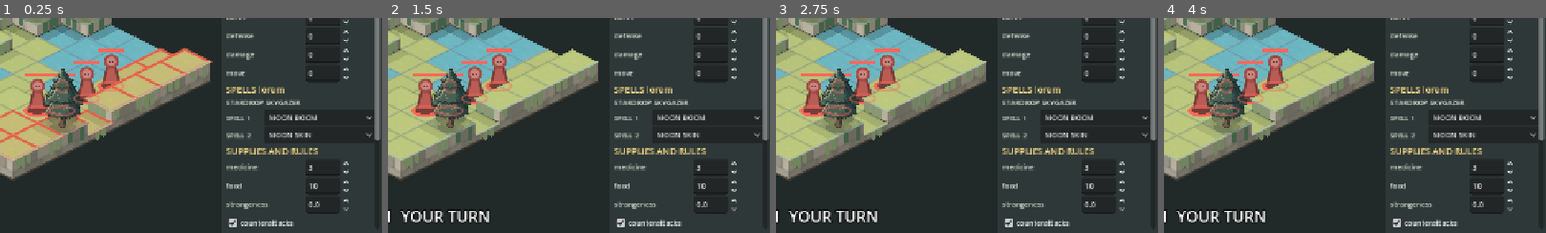
Above: before the commit, frames 1-4 (left to right).
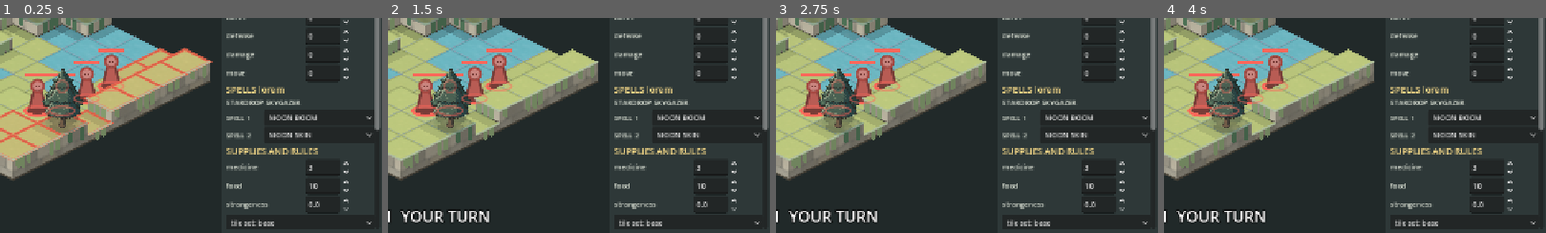
Above: after the commit, the same moments.

Repository: BrandonSigil/lodestone
Game: Godot game, scene res://scenes/combat_sandbox.tscn
Same seed, same stepped clock (60 frames per second), same inputs: the game is played once before the commit and once after it. This scene is started directly instead of the project's main scene.
Inputs:
- Up to frame 1 (0.25 s): no input
- Up to frame 2 (1.5 s): click "RESTART (R)" at 0.5 s; click "RESTART (R)" at 1.25 s
- Up to frame 3 (2.75 s): click "RESTART (R)" at 2 s
- Up to frame 4 (4 s): click "EASY" at 2.75 s; click "EASY" at 3.5 s
The pictures show only the part of the screen within x 50-100%, y 50-100%; the shares and areas given below are measured in that part.

The runs differ from the first frame. In frame 1, 0.5% of the frame differs, in the area x 59-100%, y 52-98%; in frame 2, 0.5%; in frame 3, 0.5%; in frame 4, 0.5%.

Commit message:
Battle tile sets: per-region art folders with base fallback, sandbox picker
Co-Authored-By: Claude Opus 5.5 <noreply@anthropic.com>
Claude-Session: https://claude.ai/code/session_014TQzCz1JThk2mqjN25parv

Diff:
--- a/game/scripts/combat/battle_art.gd
+++ b/game/scripts/combat/battle_art.gd
@@ -2,6 +2,8 @@
 extends RefCounted
 ## Painted battle map art: terrain textures and prop sprites from art/source/battle/, wired by
 ## data/battle_art.csv. Any missing file falls back to the graybox drawing in CombatBoard.
+## Tile sets: a subfolder of DIR (snow/, dungeon/...) holds a region's versions of the same file names.
+## A file missing from the set falls back to the base one, so a set can be filled in one texture at a time.
 ## Rules for the art itself: docs/art/battle-maps.md.
 
 const DIR := "res://art/source/battle/"
@@ -18,6 +20,20 @@
 static var _rows := {}  # terrain -> row
 static var _tex := {}  # file name -> Texture2D or null
 static var _loaded := false
+static var art_set := ""  ## the active tile set: a subfolder of DIR, or "" for the base art
+
+
+## Switch tile sets (cached textures are dropped when it changes).
+static func use_set(name: String) -> void:
+	if name != art_set:
+		art_set = name
+		_tex.clear()
+
+
+## The tile sets on disk: every subfolder of DIR.
+static func sets() -> PackedStringArray:
+	var d := DirAccess.open(DIR)
+	return d.get_directories() if d != null else PackedStringArray()
 
 
 static func _load() -> void:
@@ -35,7 +51,9 @@
 		return null
 	if _tex.has(stem):
 		return _tex[stem]
-	var path := DIR + stem + ".png"
+	var path := DIR + art_set + "/" + stem + ".png"
+	if art_set == "" or not ResourceLoader.exists(path):
+		path = DIR + stem + ".png"
 	var tex: Texture2D = null
 	if ResourceLoader.exists(path):
 		tex = load(path)
--- a/game/scripts/combat/combat_board.gd
+++ b/game/scripts/combat/combat_board.gd
@@ -43,6 +43,7 @@
 var grid: CombatGrid
 var units: Array = []
 var strangeness := 0.0
+var art_set := ""  ## tile set subfolder (see BattleArt); "" = base art
 var highlights := {}  # cell -> Color
 var danger := {}  # cell -> true, the enemy's reach next phase
 var area := {}  # cell -> true, cells a skill would hit
@@ -193,6 +194,7 @@
 # --- drawing ------------------------------------------------------------------
 
 func _draw() -> void:
+	BattleArt.use_set(art_set)
 	if grid == null:
 		return
 	var layers := _layers()
--- a/game/scripts/sandbox/sandbox_scene.gd
+++ b/game/scripts/sandbox/sandbox_scene.gd
@@ -31,6 +31,7 @@
 var _mode_button: Button
 var _name_edit: LineEdit
 var _load_menu: OptionButton
+var _set_menu: OptionButton  ## battle tile set
 var _w_spin: SpinBox
 var _h_spin: SpinBox
 var _seed_spin: SpinBox
@@ -242,6 +243,16 @@
 		if not _syncing:
 			setup.strangeness = v
 			_changed())
+	_set_menu = OptionButton.new()
+	_set_menu.add_theme_font_size_override("font_size", 12)
+	_set_menu.add_item("tile set: base")
+	for name in BattleArt.sets():
+		_set_menu.add_item(name)
+	_set_menu.item_selected.connect(func(i: int) -> void:
+		if not _syncing:
+			setup.art_set = "" if i == 0 else _set_menu.get_item_text(i)
+			_changed())
+	rb.add_child(_set_menu)
 	_counter_check = _check(rb, "counterattacks", func(on: bool) -> void: setup.counters = on)
 	_mercy_check = _check(rb, "party luck after misses", func(on: bool) -> void: setup.mercy = on)
 	_dice_check = _check(rb, "new dice on restart", func(on: bool) -> void: random_dice = on)
@@ -356,6 +367,10 @@
 	_med_spin.value = setup.supplies.medicine
 	_food_spin.value = setup.supplies.food
 	_strange_spin.value = setup.strangeness
+	_set_menu.select(0)
+	for i in _set_menu.item_count:
+		if i > 0 and _set_menu.get_item_text(i) == setup.art_set:
+			_set_menu.select(i)
 	_counter_check.button_pressed = setup.counters
 	_mercy_check.button_pressed = setup.mercy
 	_dice_check.button_pressed = random_dice
@@ -419,6 +434,7 @@
 	add_child(battle)
 	var fight_seed := randi() if random_dice else setup.seed_value
 	battle.setup(setup.grid.resized(setup.grid.w, setup.grid.h), units, fight_seed, setup.strangeness, setup.supplies.duplicate())
+	battle.board.art_set = setup.art_set
 	if preview:
 		battle.board.rot = preview.rot
 	battle.log_line.connect(_log)
@@ -502,6 +518,7 @@
 		return
 	preview.grid = setup.grid
 	preview.strangeness = setup.strangeness
+	preview.art_set = setup.art_set
 	preview.units = setup.build_units()
 	var zone := {}
 	for c in setup.grid.deploy_cells(1):
--- a/game/scripts/sandbox/sandbox_setup.gd
+++ b/game/scripts/sandbox/sandbox_setup.gd
@@ -24,6 +24,7 @@
 var supplies := {"medicine": 3, "food": 10}
 var seed_value := 1
 var strangeness := 0.0
+var art_set := ""  ## battle tile set (a subfolder of BattleArt.DIR), "" = base art
 var counters := true
 var mercy := true
 var view := 0  ## camera quarter turns the map opens with
@@ -221,7 +222,7 @@
 	return {
 		"name": map_name, "map": grid.to_dict(), "party": cells.call(party), "enemies": cells.call(enemies),
 		"party_mods": party_mods, "enemy_mods": enemy_mods, "extra_enemies": extra_enemies,
-		"supplies": supplies, "seed": seed_value, "strangeness": strangeness,
+		"supplies": supplies, "seed": seed_value, "strangeness": strangeness, "art_set": art_set,
 		"counters": counters, "mercy": mercy, "view": view,
 	}
 
@@ -245,6 +246,7 @@
 	s.supplies = {"medicine": int(sup.get("medicine", 3)), "food": int(sup.get("food", 10))}
 	s.seed_value = int(d.get("seed", 1))
 	s.strangeness = float(d.get("strangeness", 0.0))
+	s.art_set = String(d.get("art_set", ""))
 	s.counters = bool(d.get("counters", true))
 	s.mercy = bool(d.get("mercy", true))
 	s.view = int(d.get("view", 0)) % 4
--- a/game/tests/test_sandbox.gd
+++ b/game/tests/test_sandbox.gd
@@ -6,6 +6,7 @@
 	s.apply_preset("HARD")
 	s.party_mods.damage = 2
 	s.mercy = false
+	s.art_set = "snow"
 	var back := SandboxSetup.from_dict(JSON.parse_string(JSON.stringify(s.to_dict())))
 	eq(back.party.size(), s.party.size())
 	eq(back.enemies[0].cell, s.enemies[0].cell)
@@ -13,6 +14,7 @@
 	eq(back.party_mods.damage, 2)
 	eq(back.extra_enemies, s.extra_enemies)
 	eq(back.mercy, false)
+	eq(back.art_set, "snow")
 	eq(back.grid.heights, s.grid.heights)
 
 
@@ -51,3 +53,10 @@
 		ok(s != null and s.grid.w > 0, p)
 		if s:
 			ok(not s.build_units().is_empty(), "units in " + p)
+
+
+func test_missing_tile_set_falls_back_to_base_art() -> void:
+	var base := BattleArt.top(CombatGrid.T.GRASS)
+	BattleArt.use_set("no_such_set")
+	eq(BattleArt.top(CombatGrid.T.GRASS) != null, base != null)
+	BattleArt.use_set("")
Not shown, changed: docs/decisions.md
Not shown, changed: docs/systems/combat.md
Not shown, added: game/art/source/battle/snow/README.md
